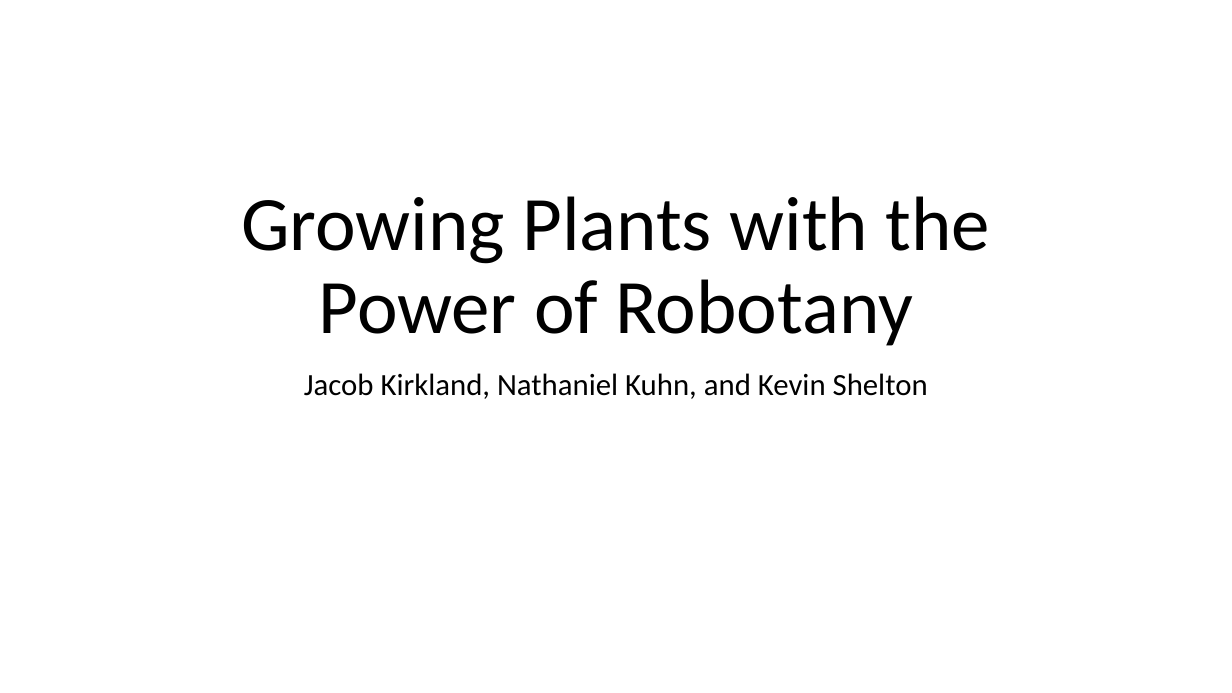
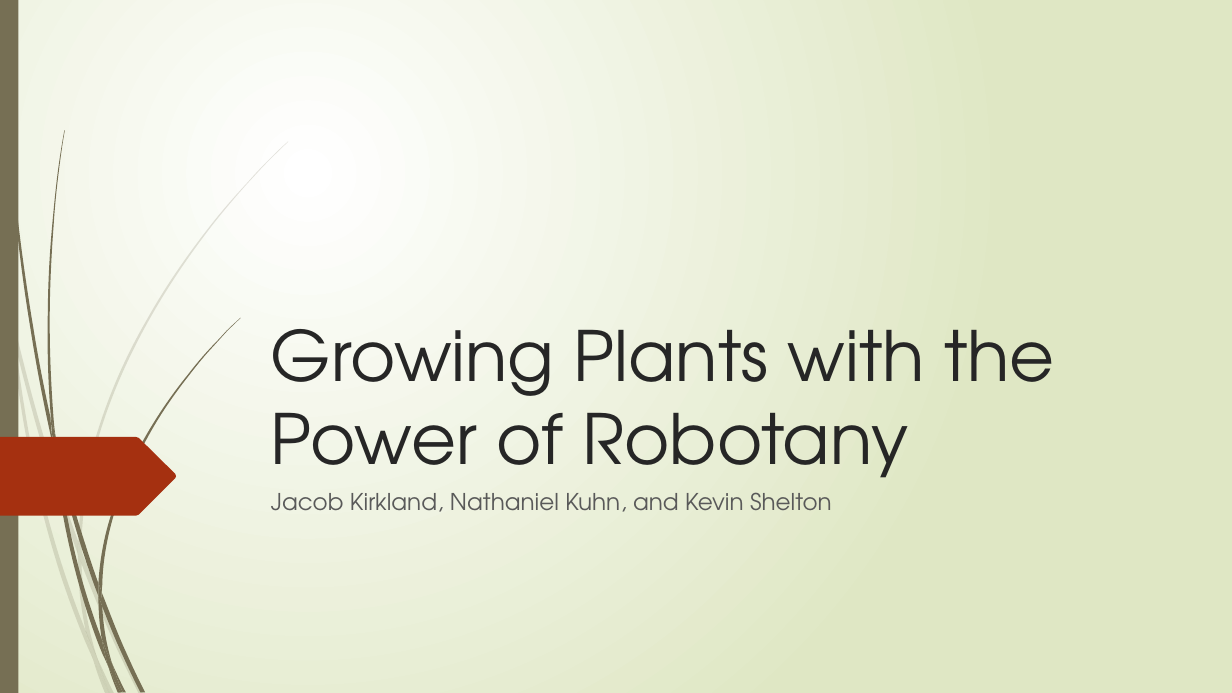
Before and after one commit to jdkirklanduwyo/SeniorDesignGroup2, a slide deck: slide 1 of Documents/Presentation.pptx. Drawn at 1232x693 pixels with LibreOffice and Linux fonts; fonts in the diff are those of the drawing. Boxes give left, top, right and bottom in pixels: in the first picture for what was removed or moved away, otherwise in the second. Text is boxed around its words. In the diff, an @@ line names an element or a change of style, - is before the commit and + after.

Commit message:
presentation 4/2

```diff
--- a/Documents/Presentation.pptx
+++ b/Documents/Presentation.pptx
@@ background #FFFFFF to gradient #FFFFFF to #DFE8C4 @@
@@ rectangle added at (0,0,18,693), fill #766F54 @@
@@ title "Growing Plants with the Power ...": place and size @@
-title "Growing Plants with the Power ..." at (241,196,990,346)
+title "Growing Plants with the Power ..." at (271,329,1055,496)
@@ title "Growing Plants with the Power ..." at (271,329,1055,496): size 60 to 54 pt, font Calibri to TeX Gyre Adventor, text colour #000000 to #262626; alignment centre to left; line spacing 0.9 to 1 @@
@@ freeform shape added at (0,437,177,516), fill #A53010 @@
@@ subtitle "Jacob Kirkland, Nathaniel Kuhn, and ...": place and size @@
-subtitle "Jacob Kirkland, Nathaniel Kuhn, and ..." at (304,373,928,399)
+subtitle "Jacob Kirkland, Nathaniel Kuhn, and ..." at (271,492,832,512)
@@ subtitle "Jacob Kirkland, Nathaniel Kuhn, and ..." at (271,492,832,512): size 24 to 18 pt, font Calibri to TeX Gyre Adventor, text colour #000000 to #595959; alignment centre to left; line spacing 0.9 to 1 @@
@@ group added at (0,141,288,693): 10 freeform shapes @@
@@ group added at (3,0,240,693): 12 freeform shapes @@
```
Also in this commit, not shown: 13 other slides changed, 3 slides added.
